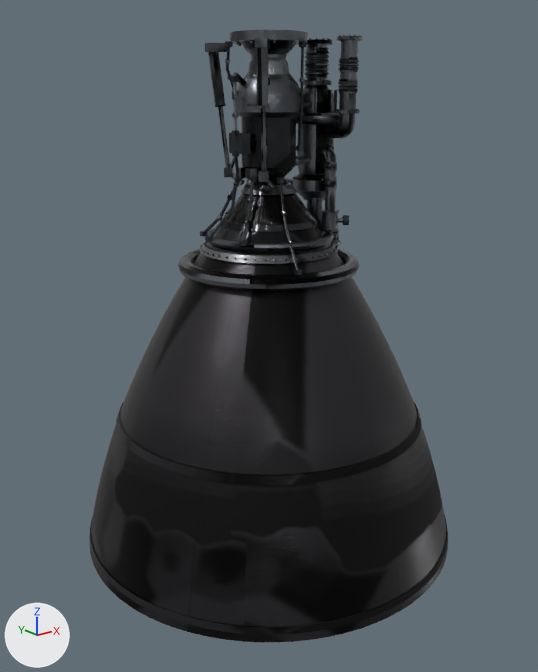
A saved change to the Blender file assets/blender/eng_kerolox_vacuum.blend.
One viewpoint serves both versions: a camera (50 mm lens) standing at (-3.52, -4.41, 3.44) and looking at (-0.05, -0.06, 1.7). Lighting does not change. The marker at lower left points along +X, +Y and +Z. The picture after the commit comes second. Objects named as collision shapes, trigger or cutter boxes, shadow casters or lower levels of detail are left out.

In view in the first picture: 'eng_kerolox_vacuum_LOD0'.
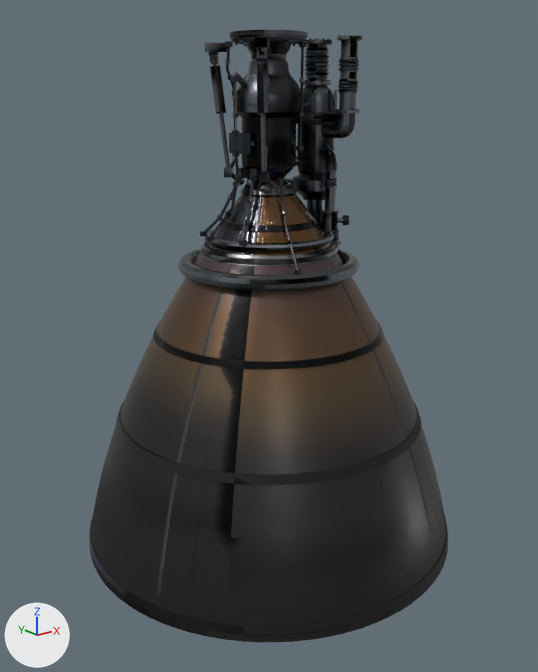
Where the change shows, as pixel boxes [x1, y1, x2, y2] in the pictures (538 x 672 px):
'eng_kerolox_vacuum_LOD0', recoloured, reshaped: [89, 30, 448, 642] in both
part 1 of me_eng_kerolox_vacuum_lod0, added: after [153, 324, 384, 369]
part 2 of me_eng_kerolox_vacuum_lod0, added: after [156, 321, 381, 362]
part 3 of me_eng_kerolox_vacuum_lod0, added: after [200, 253, 337, 266]
part 4 of me_eng_kerolox_vacuum_lod0, deleted: before [203, 40, 332, 261]
part 5 of me_eng_kerolox_vacuum_lod0, cut back: [208, 30, 308, 172] in both
part 6 of me_eng_kerolox_vacuum_lod0, reshaped: before [200, 243, 337, 262]; after [157, 241, 435, 594]
part 7 of me_eng_kerolox_vacuum_lod0, recoloured: [296, 85, 339, 175] in both

The change, as a diff of the scene's bpy script:
```diff
--- a/assets/blender/eng_kerolox_vacuum.blend.py
+++ b/assets/blender/eng_kerolox_vacuum.blend.py
@@ mat_nozzle_radiative @@
 mat_nozzle_radiative = bpy.data.materials.new('nozzle_radiative')
-# nodes: BsdfPrincipled, MapRange x3, Mapping, Math x6, Mix x4, NormalMap, OutputMaterial, SeparateColor x3, TexImage x4, UVMap x2, ValToRGB, VertexColor
-# colours: dark grey #58555a, brown #c4aa6f, brown #956c45, blue #595586, mixed with the vertex colours
+# nodes: BsdfPrincipled, MapRange x4, Mapping, Math x8, Mix x4, NormalMap, OutputMaterial, SeparateColor x2, TexImage x4, UVMap x2, ValToRGB
+# colours: dark grey #5e5b5e, brown #957e50, brown #815d38, dark blue #55507c
 # uses the picture img_eng_kerolox_vacuum_lod1_mask_png
@@ mat_engine_metal_satin @@
+mat_engine_metal_satin = bpy.data.materials.new('engine_metal_satin')
+# colours: grey #7e838a
+# uses the picture img_eng_kerolox_vacuum_lod1_mask_png
+# uses the picture img_engine_metal_satin_albedo_jpg
+# uses the picture img_engine_metal_satin_normal_png
+# uses the picture img_engine_metal_satin_orm_jpg
@@ mat_nozzle_inner @@
+mat_nozzle_inner = bpy.data.materials.new('nozzle_inner')
+# colours: orange #b57a45, brown #957e50, brown #815d38, dark blue #55507c
+# uses the picture img_eng_kerolox_vacuum_lod1_mask_png
+# uses the picture img_nozzle_inner_albedo_jpg
+# uses the picture img_nozzle_inner_normal_png
+# uses the picture img_nozzle_inner_orm_jpg
@@ me_eng_kerolox_vacuum_lod0 @@
 # used by ob_eng_kerolox_vacuum_lod0; parent = ob_eng_kerolox_vacuum; location = (0.0, 0.0, 0.0)
-me_eng_kerolox_vacuum_lod0.from_pydata(...)  # 34630 vertices, 23123 faces; spans x -1.5..1.5, y -1.5..1.5, z 0.0..3.9
+me_eng_kerolox_vacuum_lod0.from_pydata(...)  # 38144 vertices, 25035 faces; spans x -1.5..1.5, y -1.5..1.5, z 0.0..3.9
+# me_eng_kerolox_vacuum_lod0 part 1: the loose piece of 160 vertices spanning x -1.22..1.22, y -1.22..1.22, z 1.02..1.08 is copied, and the copy is scaled about its middle by (0.734, 0.734, 0.75), then moved by (0.0, 0.0, 0.69); it spans x -0.9..0.9, y -0.9..0.9, z 1.72..1.76
+# me_eng_kerolox_vacuum_lod0 part 2: the loose piece of 160 vertices spanning x -1.2..1.2, y -1.2..1.2, z 1.08 is copied, and the copy is scaled about its middle by (0.731, 0.731, 1), then moved by (0.0, 0.0, 0.68); it spans x -0.88..0.88, y -0.88..0.88, z 1.76
+# me_eng_kerolox_vacuum_lod0 part 3: the loose piece of 160 vertices spanning x -0.49..0.49, y -0.49..0.49, z 2.41 is copied, and the copy is scaled about its middle by (1.07, 1.07, 1), then moved by (0.0, 0.0, -0.06), in mat_trim; it spans x -0.52..0.52, y -0.52..0.52, z 2.35..2.36
+# me_eng_kerolox_vacuum_lod0 part 4: 86 loose pieces with 937 vertices, spanning x -0.52..0.52, y -0.52..0.52, z 2.38..3.84, are deleted
+# me_eng_kerolox_vacuum_lod0 part 5: 13 vertices moved within x -0.22..0.23, y -0.22..0.2, z 2.94..3.84; 439 vertices removed from x -0.32..0.28, y -0.32..0.32, z 2.91..3.84; 1859 vertices added at x -0.32..0.28, y -0.32..0.32, z 2.91..3.87
+# me_eng_kerolox_vacuum_lod0 part 6: 24 vertices moved within x -0.51..0.51, y -0.51..0.51, z 2.39; 216 vertices removed from x -0.52..0.52, y -0.52..0.52, z 2.38..2.41; 1967 vertices added at x -1.38..1.38, y -1.38..1.38, z 0.2..2.42
+# me_eng_kerolox_vacuum_lod0 part 7: 454 faces spanning x -0.28..0.64, y -0.28..0.28, z 2.86..3.9 switch from mat_engine_metal to mat_engine_metal_satin
+# other edits to the shape of me_eng_kerolox_vacuum_lod0 do not show in these pictures
 me_eng_kerolox_vacuum_lod0.materials.append(mat_nozzle_hot)
@@ me_eng_kerolox_vacuum_lod0 @@
 me_eng_kerolox_vacuum_lod0.materials.append(mat_nozzle_radiative)
+me_eng_kerolox_vacuum_lod0.materials.append(mat_nozzle_inner)
```
